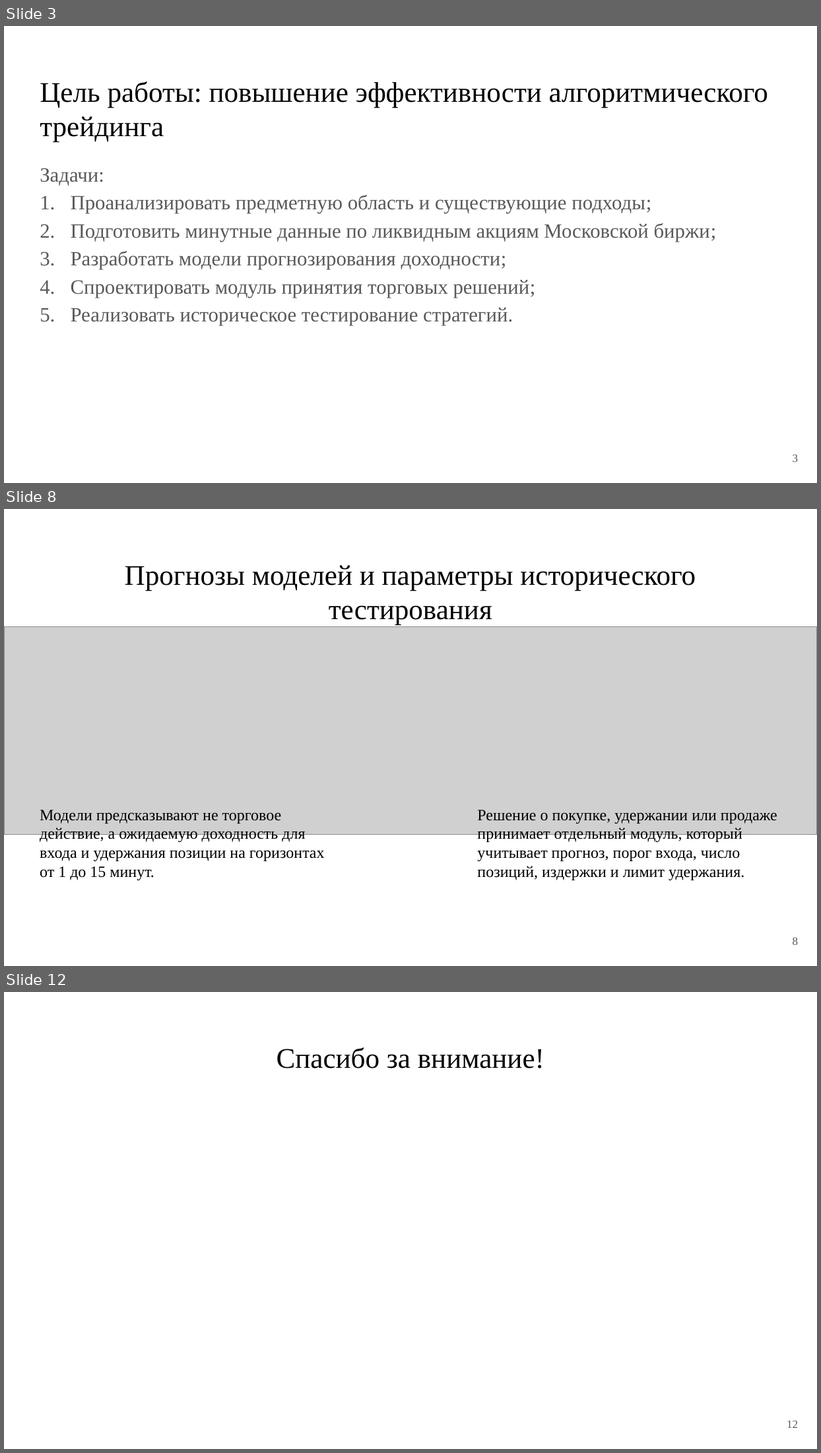
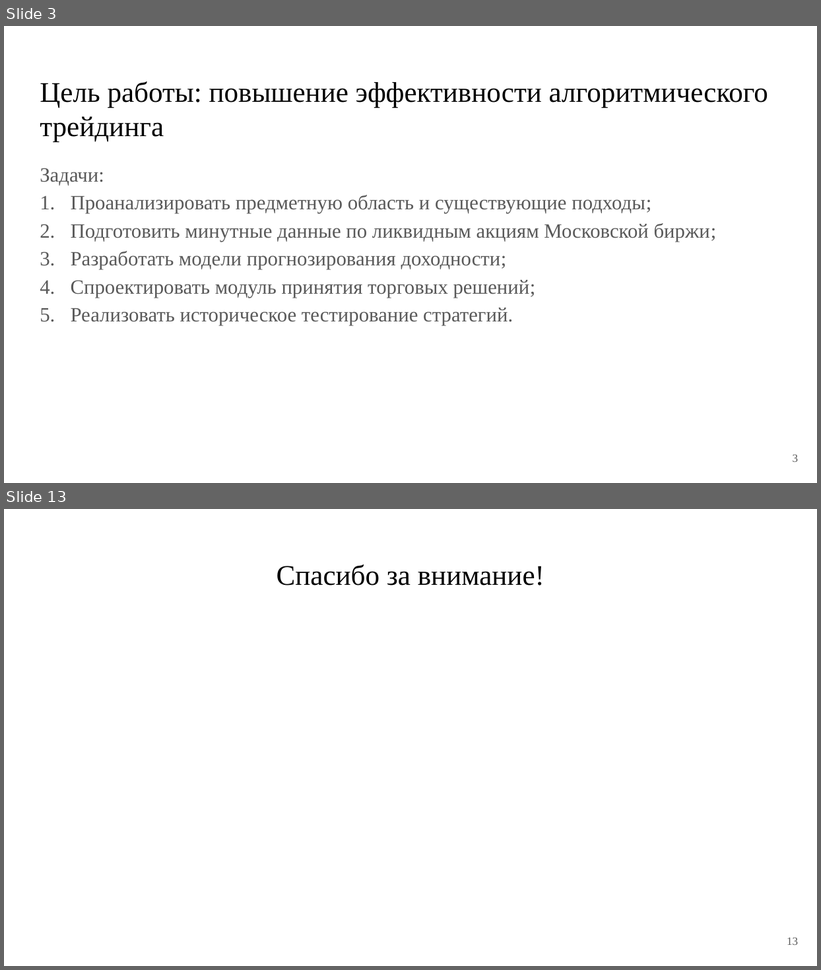
Before and after one commit to PetrovKirill00/BKP, a slide deck: Презентация.pptx. Shown one above the other, each under a label of ours: slides 3, 8 and 12 before the commit, slides 3 and 13 after it; the slides between them are not shown. The pictures are 821x1453 and 821x970 pixels, drawn with LibreOffice and Linux fonts; fonts in the diff are those of the drawing; grey boxes stand for pictures. Boxes give left, top, right and bottom in pixels: in the first picture for what was removed or moved away, otherwise in the second. Text is boxed around its words. In the diff, an @@ line names an element or a change of style, - is before the commit and + after.

```diff
--- a/Презентация.pptx
+++ b/Презентация.pptx
@@ slide 8 removed at [4, 509, 817, 966], background #FFFFFF @@
@@ title removed at [125, 565, 696, 625] @@
-Прогнозы моделей и параметры исторического тестирования
@@ picture removed at [4, 627, 817, 835] @@
@@ text removed at [40, 810, 325, 881] @@
-Модели предсказывают не торговое действие, а ожидаемую доходность для входа и удержания позиции на горизонтах от 1 до 15 минут.
@@ text removed at [477, 810, 778, 881] @@
-Решение о покупке, удержании или продаже принимает отдельный модуль, который учитывает прогноз, порог входа, число позиций, издержки и лимит удержания.
@@ page number removed at [793, 937, 799, 945] @@
-8
@@ what was slide 12 is now slide 13 @@
@@ page number at [787, 937, 798, 945]: text changed @@
-12
+13
```
Also in this commit, not shown: 5 slides changed, 4 slides added, 2 other slides removed, 12 other files.
